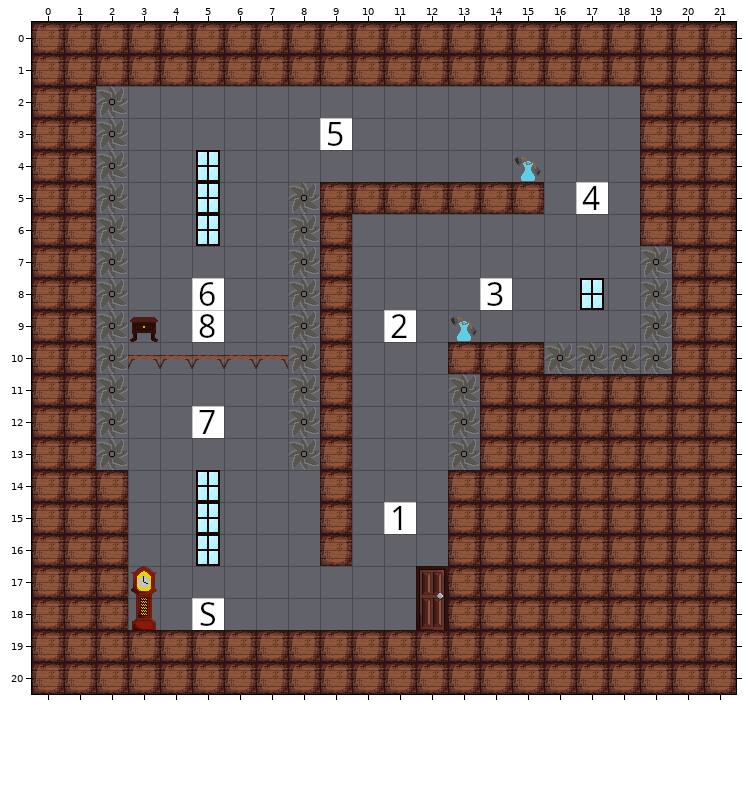
Two states of a Tiled map, editor/LevelCircuit.tmx. Above, as it was before the edit.
Cells are 32x32 px. Shown: x 0..21, y 0..20.
Now the later version:
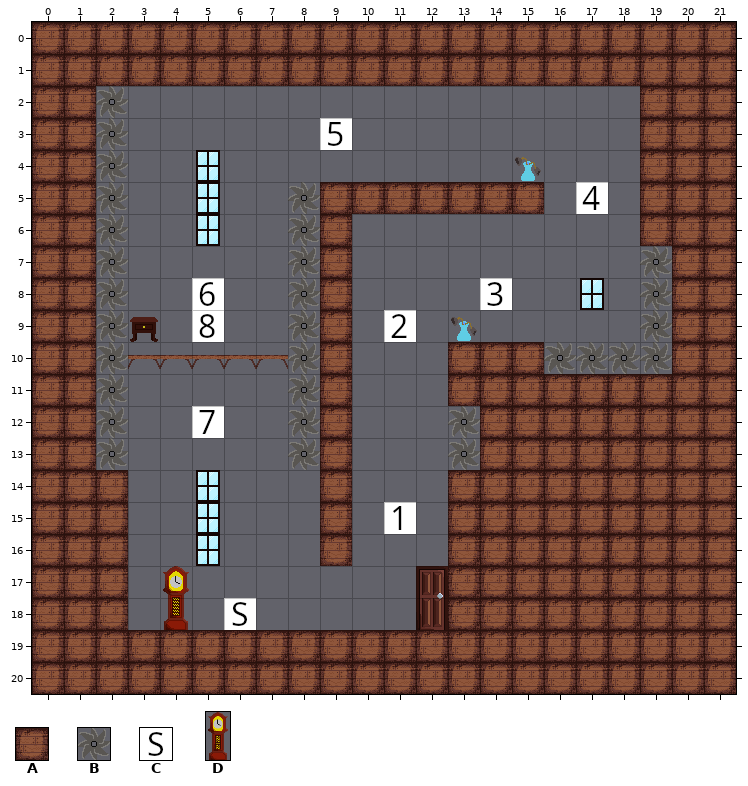
Key: from "Base": A 1 "block", B 3 "saw", C 5 "s", D 24 "clock".
_ is an empty cell.
The edit:
{"where": "layer \"Tile Layer 1\""}
{"y":11,"x":13,"old":"B","new":"A"}
{"y":18,"x":3,"old":"D_C_","new":"_D_C"}
{"label":"changed","picture_box":[448,374,480,406]}
{"label":"changed","picture_box":[131,566,256,630]}
